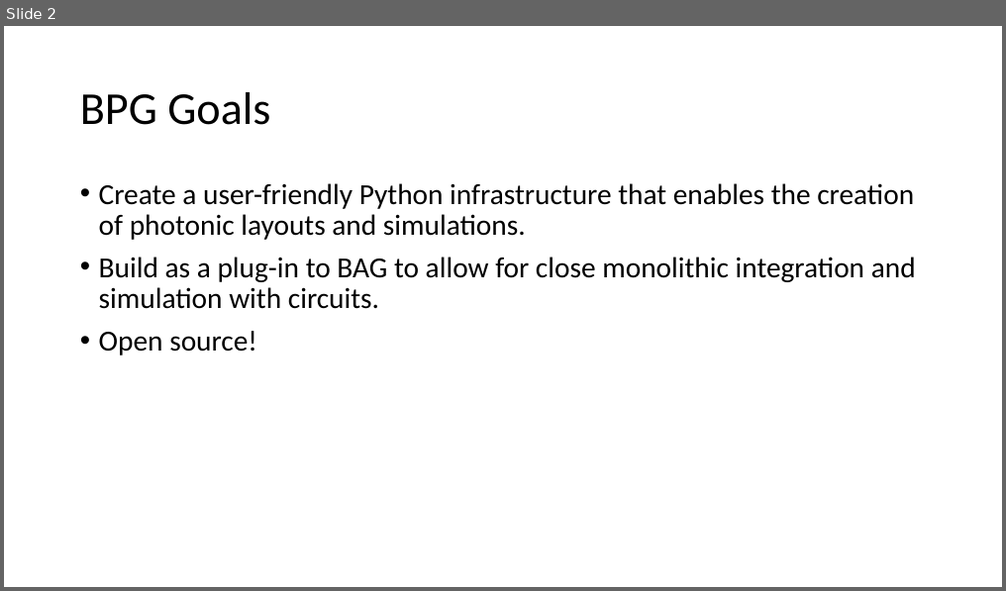
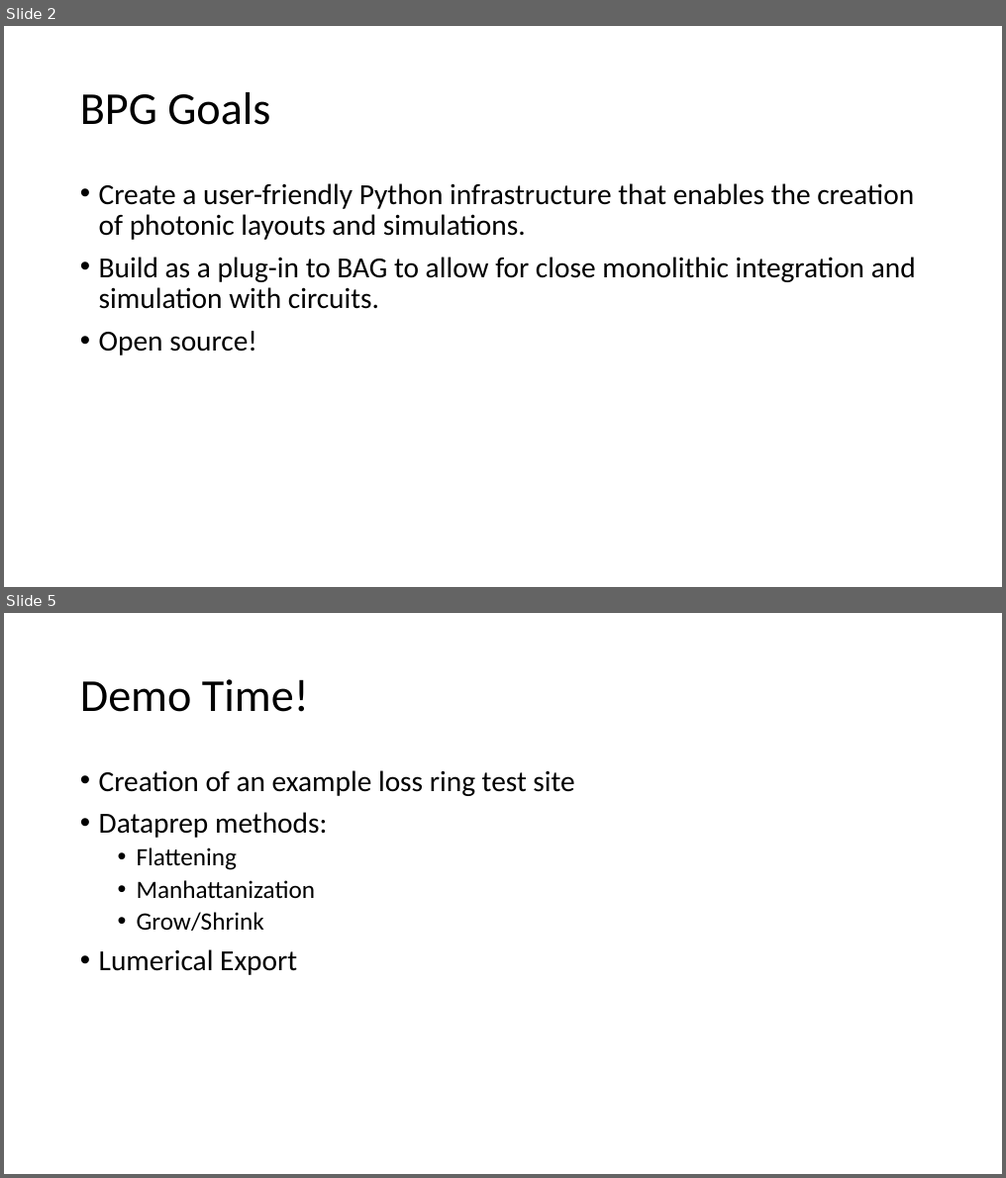
Before and after one commit to BerkeleyPhotonicsGenerator/BPG, a slide deck: docs/Berkeley_Photonics_Generator_Intro.pptx. Shown one above the other, each under a label of ours: slide 2 before the commit, slides 2 and 5 after it; the slides between them are not shown. The pictures are 1006x591 and 1006x1178 pixels, drawn with LibreOffice and Linux fonts; fonts in the diff are those of the drawing. Boxes give left, top, right and bottom in pixels: in the first picture for what was removed or moved away, otherwise in the second. Text is boxed around its words. In the diff, an @@ line names an element or a change of style, - is before the commit and + after.

```diff
--- a/docs/Berkeley_Photonics_Generator_Intro.pptx
+++ b/docs/Berkeley_Photonics_Generator_Intro.pptx
@@ slide 5 added at (4,613,1002,1174), background #FFFFFF @@
@@ title added at (80,679,309,712), 44 pt, text #000000 @@
+Demo Time!
@@ text added at (99,770,574,975), 28 pt, text #000000 @@
+• Creation of an example loss ring test site
+• Dataprep methods:
+  • Flattening
+  • Manhattanization
+  • Grow/Shrink
+• Lumerical Export
```
Also in this commit, not shown: 2 other slides added, 1 slide removed.
